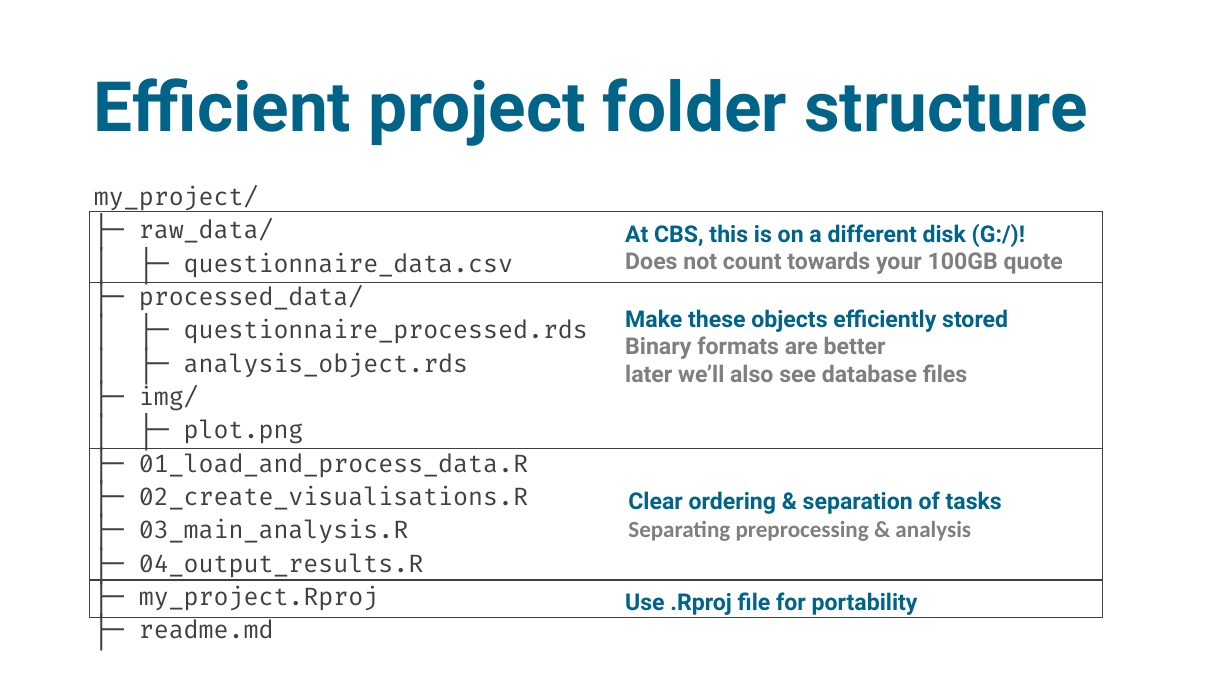
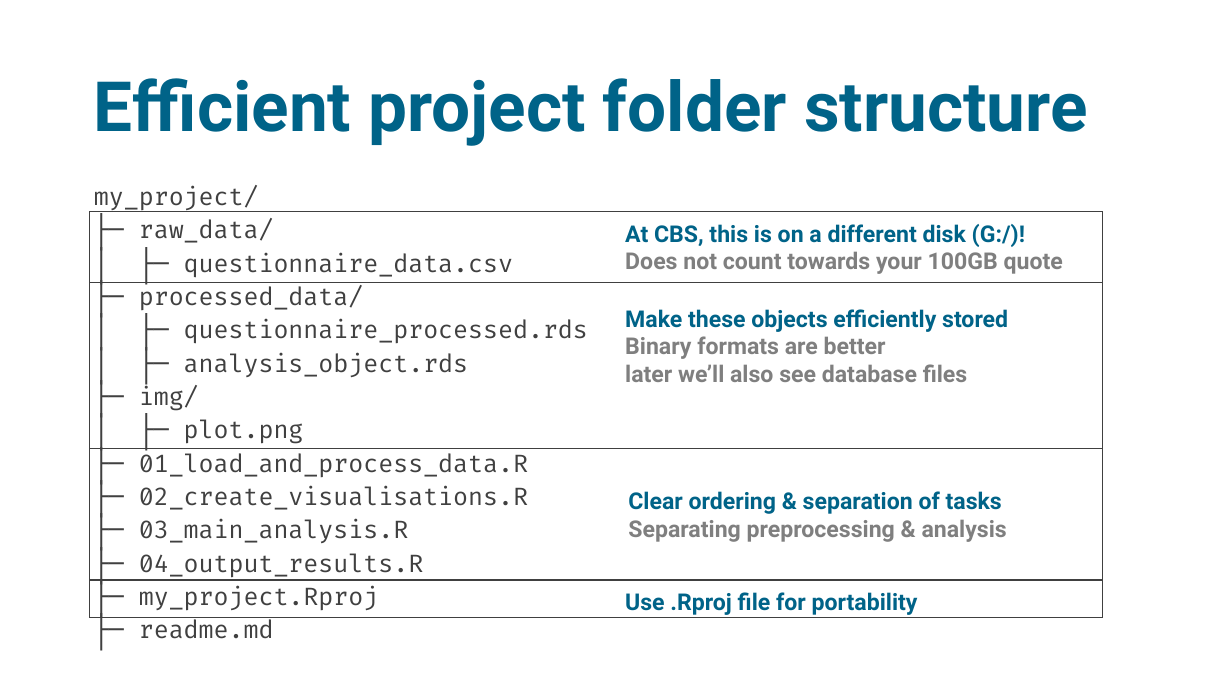
Before and after one commit to sodascience/workshop_efficient_microdata, a slide deck: slide 16 of efficient_microdata.pptx (slide 15 before the commit). Drawn at 1232x693 pixels with LibreOffice and Linux fonts; fonts in the diff are those of the drawing. Boxes give left, top, right and bottom in pixels: in the first picture for what was removed or moved away, otherwise in the second. Text is boxed around its words. In the diff, an @@ line names an element or a change of style, - is before the commit and + after.

```diff
--- a/efficient_microdata.pptx
+++ b/efficient_microdata.pptx
@@ text at <box>628,519,1007,542</box>: font Calibri to Roboto in "Separating preprocessing & analysis" @@
```
Also in this commit, not shown: 10 other slides changed, 8 slides added, 10 slides removed, 4 other files.
